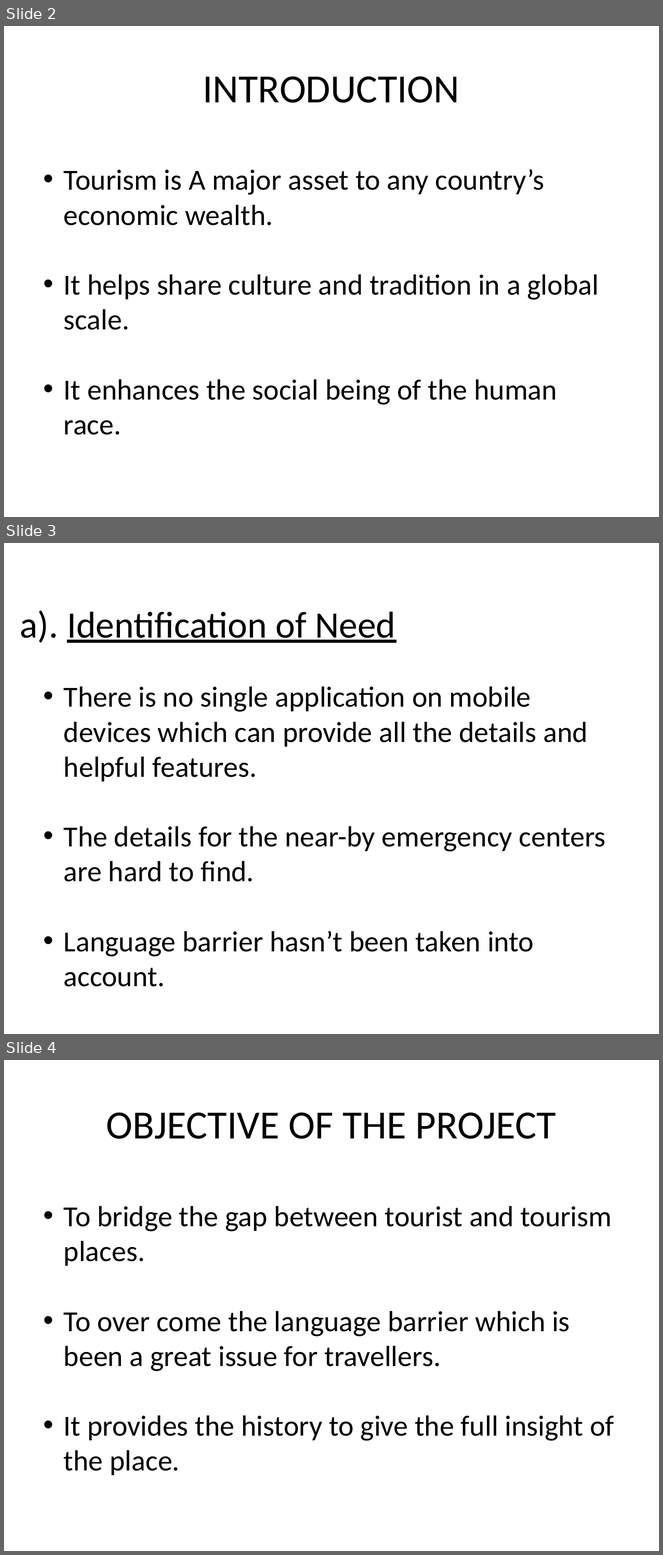
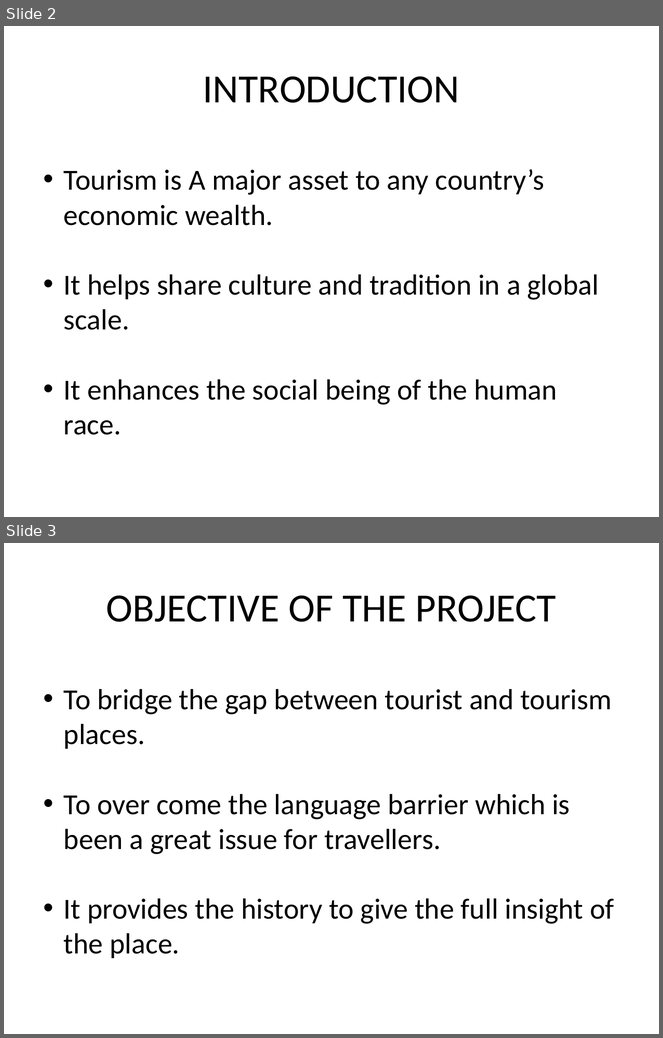
Before and after one commit to alenthomas/phaseOne, a slide deck: Silde/Group 4.pptx. Shown one above the other, each under a label of ours: slides 2, 3 and 4 before the commit, slides 2 and 3 after it. The pictures are 663x1555 and 663x1038 pixels, drawn with LibreOffice and Linux fonts; fonts in the diff are those of the drawing. Boxes give left, top, right and bottom in pixels: in the first picture for what was removed or moved away, otherwise in the second. Text is boxed around its words. In the diff, an @@ line names an element or a change of style, - is before the commit and + after.

```diff
--- a/Silde/Group 4.pptx
+++ b/Silde/Group 4.pptx
@@ slide 3 removed at box(4, 543, 659, 1034), background #FFFFFF @@
@@ text removed at box(20, 611, 396, 643) @@
-a). Identification of Need
@@ text removed at box(64, 687, 606, 987) @@
-• There is no single application on mobile devices which can provide all the details and helpful features.
-• The details for the near-by emergency centers are hard to find.
-• Language barrier hasn’t been taken into account.
@@ what was slide 4 is now slide 3 @@
```
Also in this commit, not shown: 10 slides added, 9 other slides removed, 1 other file.
